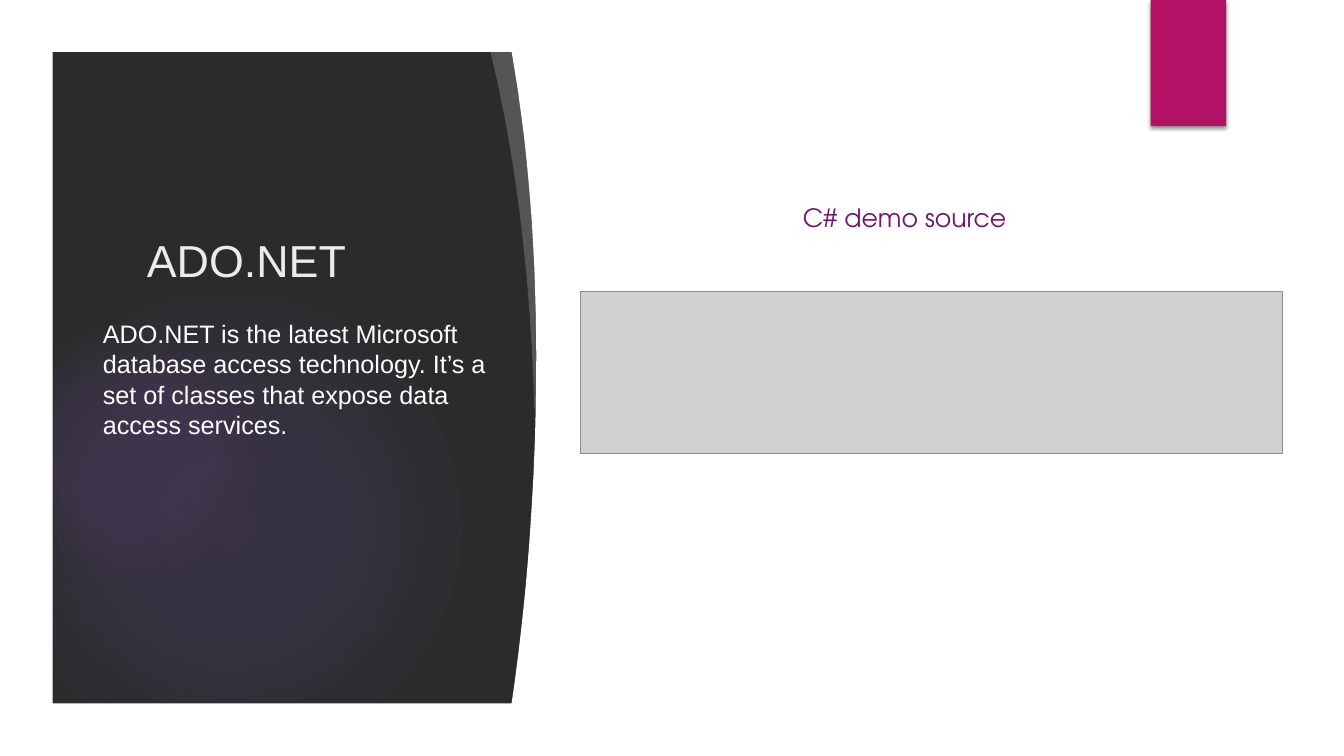
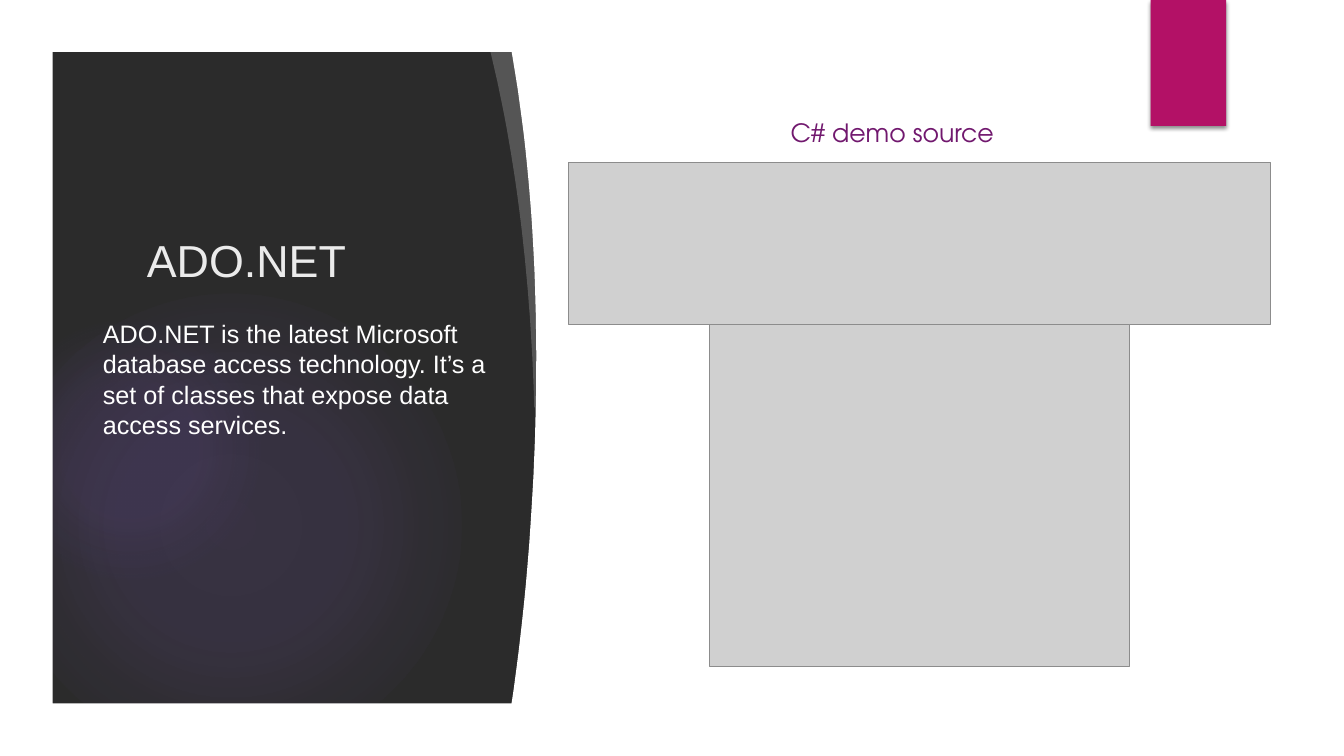
Before and after one commit to velizar92/TSK_Presentations, a slide deck: slide 9 of Databases_and_EntityFrameworkCore.pptx. Drawn at 1344x756 pixels with LibreOffice and Linux fonts; fonts in the diff are those of the drawing; grey boxes stand for pictures; background and template pictures are left out; a plain dark background stands for a picture behind light text. Boxes give left, top, right and bottom in pixels: in the first picture for what was removed or moved away, otherwise in the second. Text is boxed around its words. In the diff, an @@ line names an element or a change of style, - is before the commit and + after.

```diff
--- a/Databases_and_EntityFrameworkCore.pptx
+++ b/Databases_and_EntityFrameworkCore.pptx
@@ text "C# demo source": place and size @@
-text "C# demo source" at [803,208,1006,228]
+text "C# demo source" at [791,123,994,143]
@@ picture: place and size @@
-picture at [581,291,1282,454]
+picture at [569,162,1270,325]
@@ picture added at [710,325,1130,666] @@
```
Also in this commit, not shown: 6 other slides changed.
